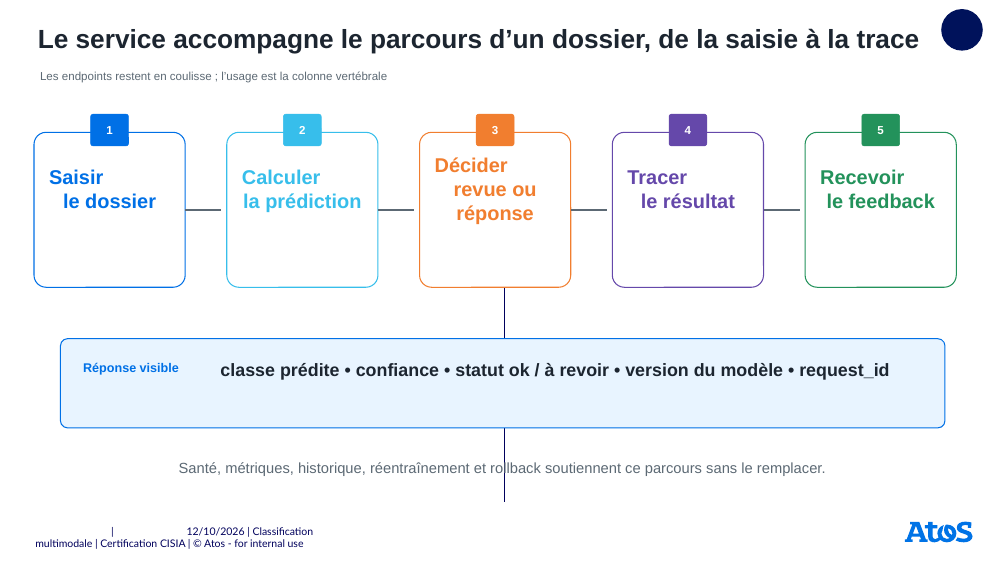
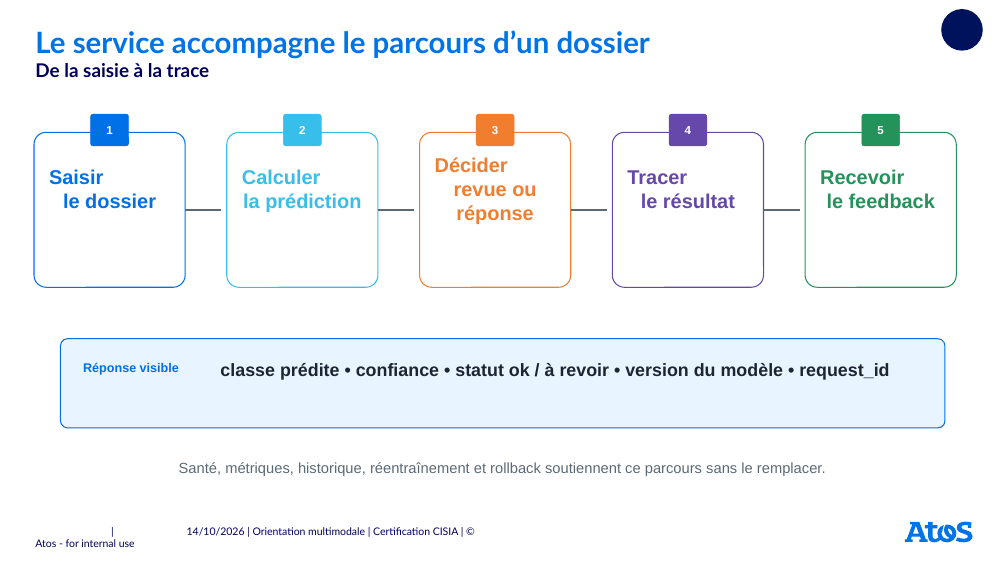
Before and after one commit to userZku/multimodal-classification, a slide deck: slide 20 of reports/soutenance/presentation-certification-atos-v2.pptx (slide 14 before the commit). Drawn at 1008x567 pixels with LibreOffice and Linux fonts; fonts in the diff are those of the drawing; background and template pictures are left out. Boxes give left, top, right and bottom in pixels: in the first picture for what was removed or moved away, otherwise in the second. Text is boxed around its words. In the diff, an @@ line names an element or a change of style, - is before the commit and + after.

```diff
--- a/reports/soutenance/presentation-certification-atos-v2.pptx
+++ b/reports/soutenance/presentation-certification-atos-v2.pptx
@@ title at [35, 30, 650, 58]: text changed; size 25 to 28 pt; font Arial to Lato; text colour #1C2530 to #0073E6 @@
-Le service accompagne le parcours d’un dossier, de la saisie à la trace
+Le service accompagne le parcours d’un dossier
@@ text added at [35, 63, 210, 77], 18 pt, text #00005C, bold @@
+De la saisie à la trace
@@ text removed at [40, 71, 387, 83] @@
-Les endpoints restent en coulisse ; l’usage est la colonne vertébrale
@@ line removed from (504, 119) to (504, 503) @@
@@ text at [187, 527, 459, 536]: text changed @@
-| 12/10/2026 | Classification multimodale | Certification CISIA | © Atos - for internal use
+| 14/10/2026 | Orientation multimodale | Certification CISIA | © Atos - for internal use
```
Also in this commit, not shown: 21 other slides changed, 9 slides added, 2 slides removed, 17 other files.
